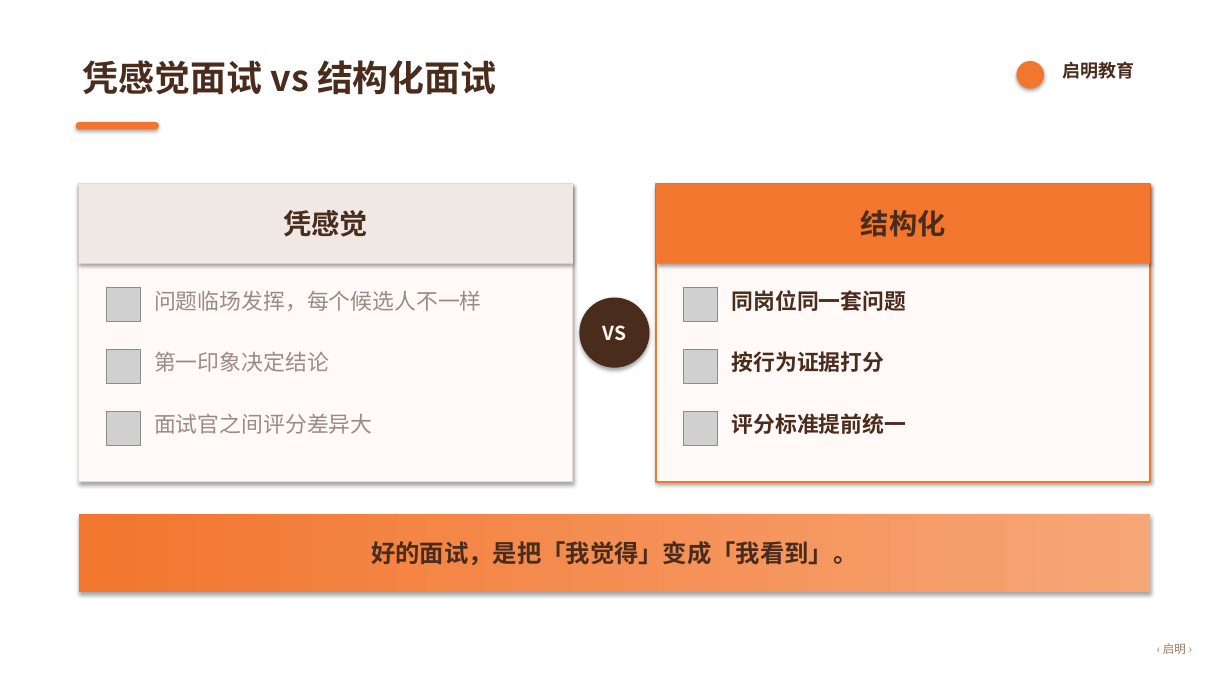
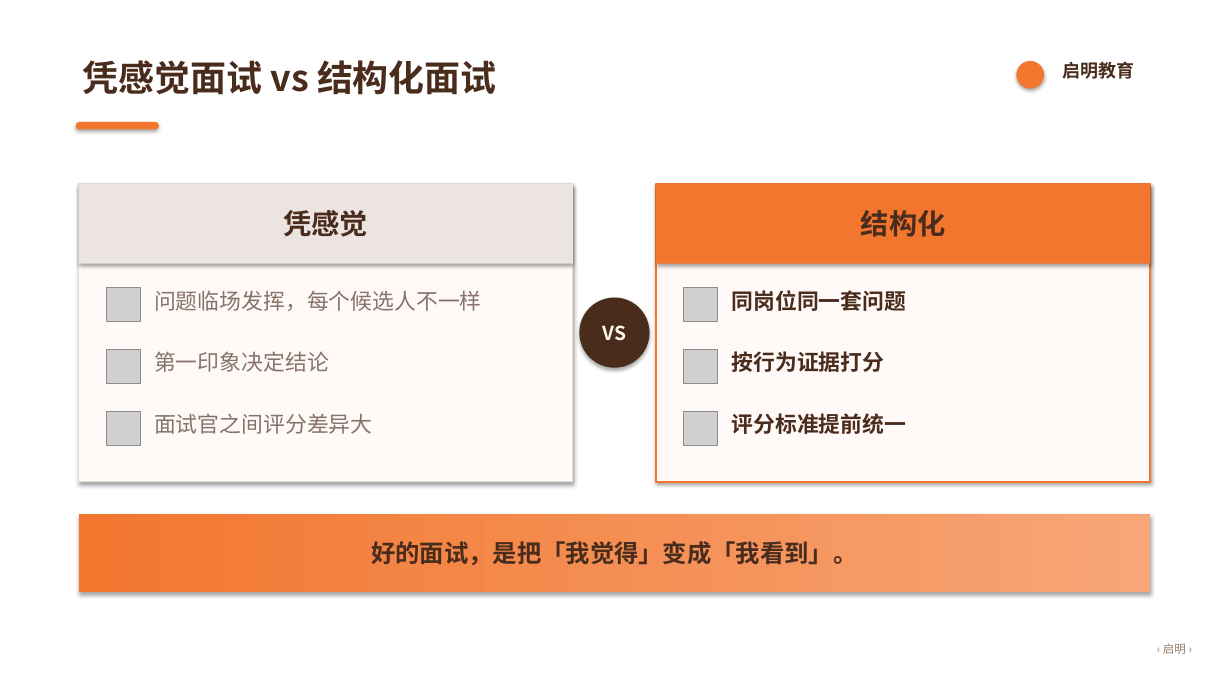
Before and after one commit to crawfordxx/xiaoma-ppt, a slide deck: slide 5 of examples/education/out/deck.pptx. Drawn at 1232x693 pixels with LibreOffice and Linux fonts; fonts in the diff are those of the drawing; grey boxes stand for pictures; background and template pictures are left out. Boxes give left, top, right and bottom in pixels: in the first picture for what was removed or moved away, otherwise in the second. Text is boxed around its words. In the diff, an @@ line names an element or a change of style, - is before the commit and + after.

```diff
--- a/examples/education/out/deck.pptx
+++ b/examples/education/out/deck.pptx
@@ text colour #9B8B83 to #87736A in 3 elements at (154,290,482,311), (154,351,329,372), (154,413,373,434) @@
```
Also in this commit, not shown: 5 other slides changed, 27 other files.
